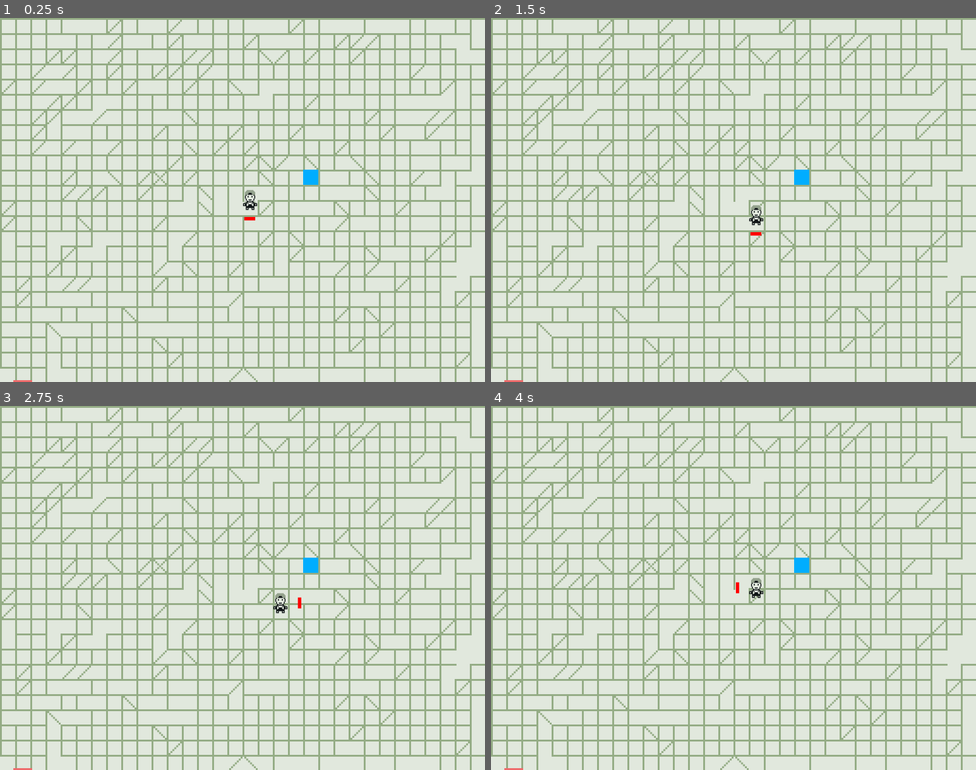
Above: before the commit, frames 1-4 (two rows, left to right).
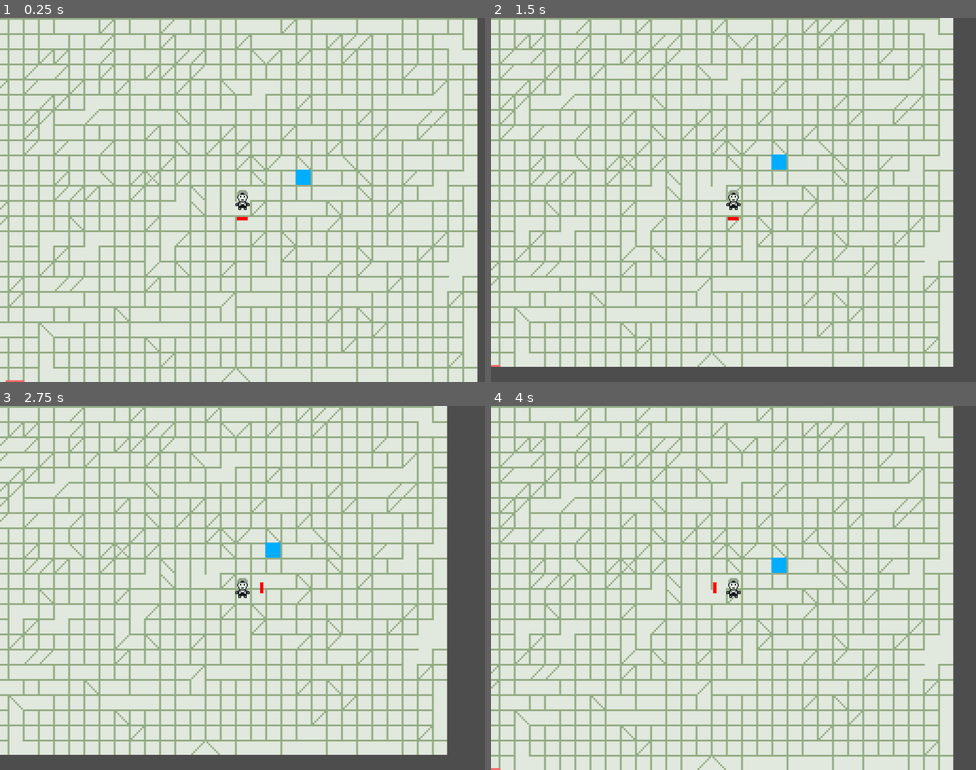
Above: after the commit, the same moments.

Repository: kabIndepthnotes/tiny_jam_nov_2025_limited_space
Game: Godot game, scene res://scenes/main_level.tscn
The game is run twice, just before and just after one commit, with the same random seed, the same clock (stepped at 60 frames per second) and the same inputs.
Inputs:
- Up to frame 1 (0.25 s): no input
- Up to frame 2 (1.5 s): tap Enter at 0.5 s; hold D (move_right) 0.53-1.28 s; tap E (interact) at 0.6, 1.35 s; tap Space at 1.25 s; hold S (move_down) from 1.28 s (still down)
- Up to frame 3 (2.75 s): tap Enter at 2 s; release S (move_down) at 2.03 s; hold D (move_right) from 2.03 s (still down); tap E (interact) at 2.1 s
- Up to frame 4 (4 s): tap Space at 2.75 s; release D (move_right) at 2.78 s; hold W (move_up) 2.78-3.53 s; tap E (interact) at 2.85, 3.6 s; tap Enter at 3.5 s; hold A (move_left) from 3.53 s (still down)

The runs differ from the first frame. In frame 1, 25% of the frame differs, in the area x 0-100%, y 0-100%; in frame 2, 31%; in frame 3, 34%; in frame 4, 28%.

Commit message:
feat: Add outer wall to main level and camera to player
This commit introduces a new scene for the outer wall and integrates it into the main level.
Additionally, a Camera2D node has been added to the player character (mc) to follow its movement.

Changes include:
- Creation of `outer_wall.tscn` with appropriate collision shapes.
- Inclusion of the `outer_wall` instance in `main_level.tscn`.
- Addition of a `Camera2D` node to `mc.tscn`.

Diff:
--- a/scenes/main_level.tscn
+++ b/scenes/main_level.tscn
@@ -1,8 +1,9 @@
-[gd_scene load_steps=4 format=3 uid="uid://ljw7rv755i64"]
+[gd_scene load_steps=5 format=3 uid="uid://ljw7rv755i64"]
 
 [ext_resource type="Texture2D" uid="uid://d7pa2csth2ko" path="res://assets/floor.png" id="1_v3uhd"]
 [ext_resource type="PackedScene" uid="uid://cuxsd4ia7t206" path="res://scenes/mc.tscn" id="2_ufxs0"]
 [ext_resource type="PackedScene" uid="uid://csrqk3wxqphtm" path="res://scenes/interactable_cube.tscn" id="3_6we3w"]
+[ext_resource type="PackedScene" uid="uid://djpkjwwuyea02" path="res://scenes/outer_wall.tscn" id="4_qmak7"]
 
 [node name="main_level" type="Node2D"]
 
@@ -19,3 +20,5 @@
 [node name="InteractableCube" parent="." instance=ExtResource("3_6we3w")]
 position = Vector2(640, 320)
 scale = Vector2(0.7894629, 0.79660857)
+
+[node name="outer_wall" parent="." instance=ExtResource("4_qmak7")]
--- a/scenes/mc.tscn
+++ b/scenes/mc.tscn
@@ -47,3 +47,5 @@
 offset_bottom = -1.3424873
 rotation = 1.5707964
 color = Color(1, 0, 0, 1)
+
+[node name="Camera2D" type="Camera2D" parent="."]
--- /dev/null
+++ b/scenes/outer_wall.tscn
@@ -0,0 +1,25 @@
+[gd_scene load_steps=3 format=3 uid="uid://djpkjwwuyea02"]
+
+[sub_resource type="RectangleShape2D" id="RectangleShape2D_0cyrc"]
+size = Vector2(1073.5, 30)
+
+[sub_resource type="RectangleShape2D" id="RectangleShape2D_tqki4"]
+size = Vector2(26, 830)
+
+[node name="outer_wall" type="StaticBody2D"]
+
+[node name="coll_shape_top" type="CollisionShape2D" parent="."]
+position = Vector2(522, -15)
+shape = SubResource("RectangleShape2D_0cyrc")
+
+[node name="coll_shape_bottom" type="CollisionShape2D" parent="."]
+position = Vector2(524, 815)
+shape = SubResource("RectangleShape2D_0cyrc")
+
+[node name="coll_shape_left" type="CollisionShape2D" parent="."]
+position = Vector2(-13, 397)
+shape = SubResource("RectangleShape2D_tqki4")
+
+[node name="coll_shape_left2" type="CollisionShape2D" parent="."]
+position = Vector2(1069, 388)
+shape = SubResource("RectangleShape2D_tqki4")
